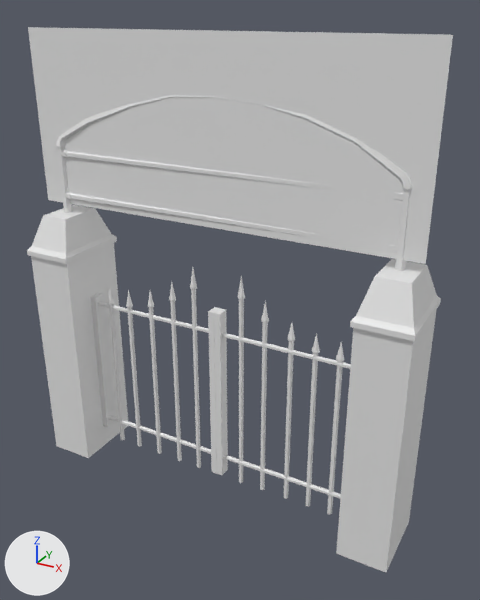
Before and after pictures for a commit that changed the FBX model Put Assets in this folder/3D/Other/Fence_Gate/Gate/FBX_Gate_V2.fbx.
Rendered twice from a 50 mm lens placed at (1.65, -5.8, 3.8), pointed at (-0.6, -1.7, 1.75). Lighting does not change. The marker at lower left points along +X, +Y and +Z. Materials are left out; every surface is plain grey. Where no turn or scale is listed for an object, it has been applied to the vertices.

Objects in the first picture: 'FencePosts', 'GateDesign', 'GateTopBar01', 'Gate_Left', 'Gate_Right'.
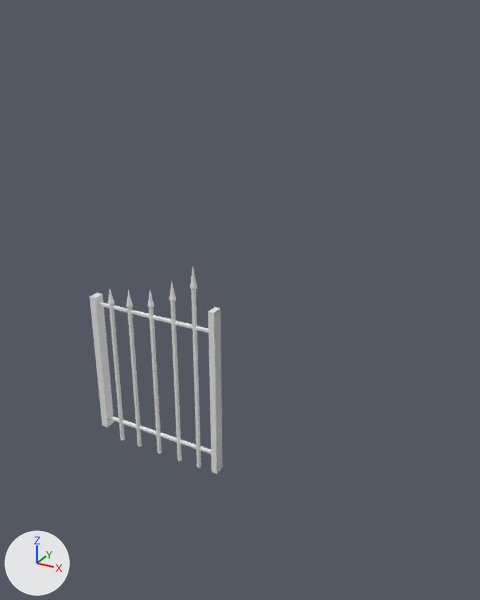
What differs and where, as boxes [x1, y1, x2, y2] in the pictures (480 x 600 px):
```json
{"object": "GateDesign", "change": "deleted", "before": [28, 27, 453, 264]}
{"object": "FencePosts", "change": "deleted", "before": [27, 205, 441, 572]}
{"object": "Gate_Right", "change": "deleted", "before": [214, 276, 351, 514]}
{"object": "GateTopBar01", "change": "deleted", "before": [56, 95, 412, 271]}
```

The change, as JSON lines over the scene's bpy script:
```json
{"op": "remove", "block": "ob_gatedesign", "code": ["ob_gatedesign = bpy.data.objects.new('GateDesign', me_mesh)", "ob_gatedesign.location = (-0.818, -1.766, 2.987)"]}
{"op": "remove", "block": "ob_gatetopbar01", "code": ["ob_gatetopbar01 = bpy.data.objects.new('GateTopBar01', me_mesh_001)", "ob_gatetopbar01.location = (-0.798, -1.747, 2.724)"]}
{"op": "remove", "block": "ob_gate_right", "code": ["ob_gate_right = bpy.data.objects.new('Gate_Right', me_mesh_003)", "ob_gate_right.location = (-0.156, -1.775, 1.042)"]}
{"op": "remove", "block": "ob_fenceposts", "code": ["ob_fenceposts = bpy.data.objects.new('FencePosts', me_mesh_004)", "ob_fenceposts.location = (-0.783, -1.759, 1.119)"]}
```
